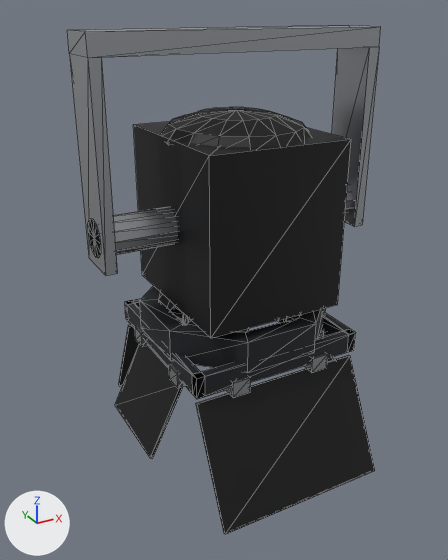
One commit to the glTF model assets/models/lamps/fresnel-barn-doors-500w-no-clamp.glb: the scene before it, then after it.
Both versions are drawn from a 50 mm camera at (-0.417, -0.725, -0.016) aimed at (-0.021, -0.006, -0.376). Lighting does not change. The marker at lower left points along +X, +Y and +Z. The older version comes first. Mesh edges are drawn as thin lines. Where no turn or scale is listed for an object, it has been applied to the vertices. Vertices at exactly the same position are counted once.

Objects in the first picture: 'barn-door-bottom', 'barn-door-frame', 'barn-door-hinges', 'barn-door-left', 'barn-door-top', 'body', 'colour-frame-runner', 'hanging-frame'.
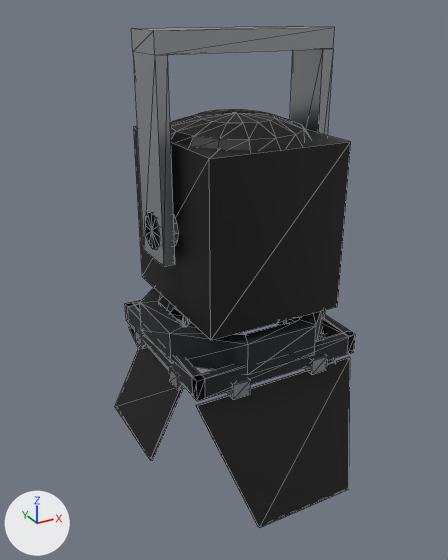
Diff of the bpy script that builds the scene:
```diff
--- a/assets/models/lamps/fresnel-barn-doors-500w-no-clamp.glb.py
+++ b/assets/models/lamps/fresnel-barn-doors-500w-no-clamp.glb.py
@@ me_barn_door_bottom @@
 # used by ob_barn_door_bottom; location = (0.0, 0.0, 0.0)
 # before: 4 (-0.125, -0.123, -0.482) at pixel (197, 403), 5 (0.125, -0.123, -0.482) at pixel (350, 355), 6 (0.125, -0.119, -0.484) at pixel (348, 355), 7 (-0.125, -0.119, -0.484) at pixel (195, 403)
-me_barn_door_bottom.from_pydata(...)  # 8 vertices, 12 faces; spans x -0.125..0.125, y -0.198..-0.119, z -0.639..-0.482
-me_barn_door_bottom.vertices[0].co = (-0.125, -0.198, -0.637)  # pixel (225, 534)
-me_barn_door_bottom.vertices[1].co = (0.125, -0.198, -0.637)  # pixel (374, 470)
-me_barn_door_bottom.vertices[2].co = (0.125, -0.195, -0.639)  # pixel (373, 470)
-me_barn_door_bottom.vertices[3].co = (-0.125, -0.195, -0.639)  # pixel (224, 533)
+me_barn_door_bottom.from_pydata(...)  # 8 vertices, 12 faces; spans x -0.125..0.125, y -0.202..-0.119, z -0.649..-0.485
+# me_barn_door_bottom part 1
+for i in [*range(4, 8)]: me_barn_door_bottom.vertices[i].co += Vector((0.0, 0.0, -0.003))
+me_barn_door_bottom.vertices[0].co = (-0.075, -0.202, -0.647)  # pixel (259, 527)
+me_barn_door_bottom.vertices[1].co = (0.075, -0.202, -0.647)  # pixel (348, 489)
+me_barn_door_bottom.vertices[2].co = (0.075, -0.198, -0.649)  # pixel (347, 488)
+me_barn_door_bottom.vertices[3].co = (-0.075, -0.198, -0.649)  # pixel (258, 526)
 me_barn_door_bottom.materials.append(mat_paint_1a1a1c)
@@ me_barn_door_top @@
 # used by ob_barn_door_top; location = (0.0, 0.0, 0.0)
 # before: 4 (-0.125, 0.119, -0.484) at pixel (129, 327), 5 (0.125, 0.119, -0.484), 6 (0.125, 0.123, -0.482), 7 (-0.125, 0.123, -0.482) at pixel (128, 325)
-me_barn_door_top.from_pydata(...)  # 8 vertices, 12 faces; spans x -0.125..0.125, y 0.119..0.198, z -0.639..-0.482
-me_barn_door_top.vertices[0].co = (-0.125, 0.195, -0.639)  # pixel (119, 386)
-me_barn_door_top.vertices[1].co = (0.125, 0.195, -0.639)
-me_barn_door_top.vertices[2].co = (0.125, 0.198, -0.637)
-me_barn_door_top.vertices[3].co = (-0.125, 0.198, -0.637)  # pixel (118, 384)
+me_barn_door_top.from_pydata(...)  # 8 vertices, 12 faces; spans x -0.125..0.125, y 0.119..0.182, z -0.609..-0.485
+# me_barn_door_top part 2
+for i in [*range(4, 8)]: me_barn_door_top.vertices[i].co += Vector((0.0, 0.0, -0.003))
+me_barn_door_top.vertices[0].co = (-0.075, 0.178, -0.609)
+me_barn_door_top.vertices[1].co = (0.075, 0.178, -0.609)
+me_barn_door_top.vertices[2].co = (0.075, 0.182, -0.607)
+me_barn_door_top.vertices[3].co = (-0.075, 0.182, -0.607)
 me_barn_door_top.materials.append(mat_paint_1a1a1c)
@@ me_hanging_frame @@
 # used by ob_hanging_frame; location = (0.0, 0.0, 0.0)
-me_hanging_frame.from_pydata(...)  # 59 vertices, 120 faces; spans x -0.204..0.204, y -0.034..0.034, z -0.32..-0.04
+me_hanging_frame.from_pydata(...)  # 72 vertices, 132 faces; spans x -0.126..0.126, y -0.034..0.034, z -0.324..-0.04
+# me_hanging_frame part 3: a new loose piece, a 12-sided cylinder along x spanning x -0.126..-0.1, y -0.026..0.026, z -0.311..-0.26, in mat_metal_b8bcc0 (light grey #b8bcc0)
+# me_hanging_frame part 4: the loose piece of 20 vertices spanning x -0.204..0.204, y -0.034..0.034, z -0.32..-0.04 is rebuilt with 20 vertices and now spans x -0.126..0.126, y -0.034..0.034, z -0.324..-0.04
+# me_hanging_frame part 5: the loose piece of 39 vertices spanning x -0.204..0.204, y -0.026..0.026, z -0.308..-0.256 is deleted
+# other edits to the shape of me_hanging_frame do not show in these pictures
 me_hanging_frame.materials.append(mat_metal_b8bcc0)
```

Changed parts and their boxes (x1, y1, x2, y2) in the pictures (448 x 560 px):
'hanging-frame', reshaped (35% narrower)
    before: (67, 25, 381, 276)
    after: (131, 26, 335, 266)
'barn-door-bottom', reshaped (14% narrower)
    before: (196, 355, 375, 534)
    after: (196, 357, 350, 528)
'barn-door-top', reshaped (mostly hidden afterwards)
    before: (119, 320, 249, 386)
    after: (129, 323, 196, 348)
part 3 of me_hanging_frame, added
    after: (145, 212, 178, 250)
part 4 of me_hanging_frame, rebuilt (35% narrower)
    before: (67, 25, 381, 276)
    after: (131, 26, 335, 266)
part 5 of me_hanging_frame, deleted
    before: (88, 184, 352, 258)
